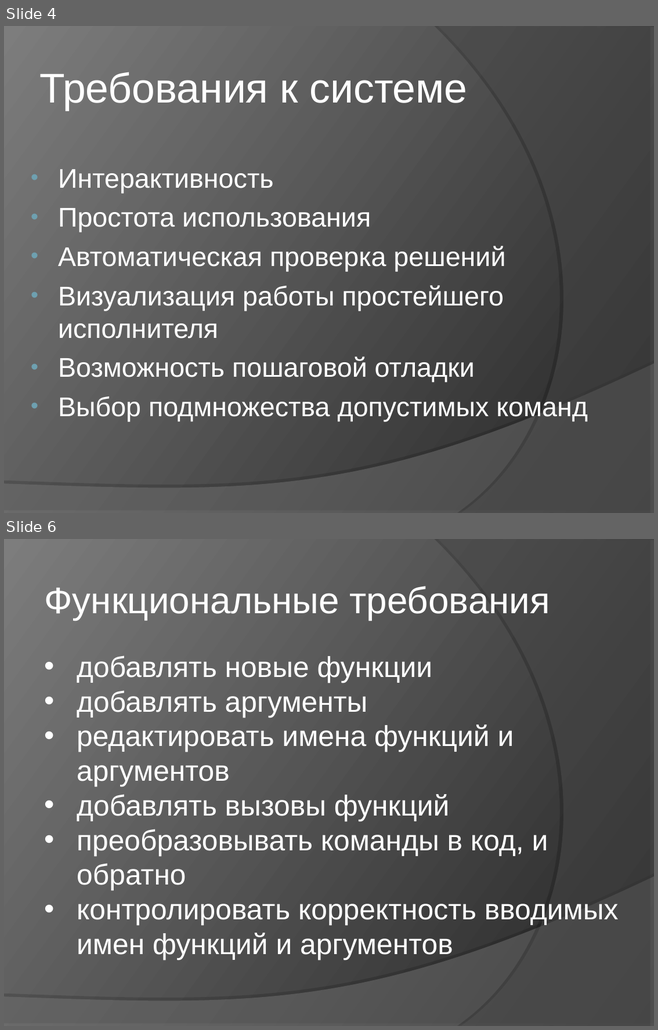
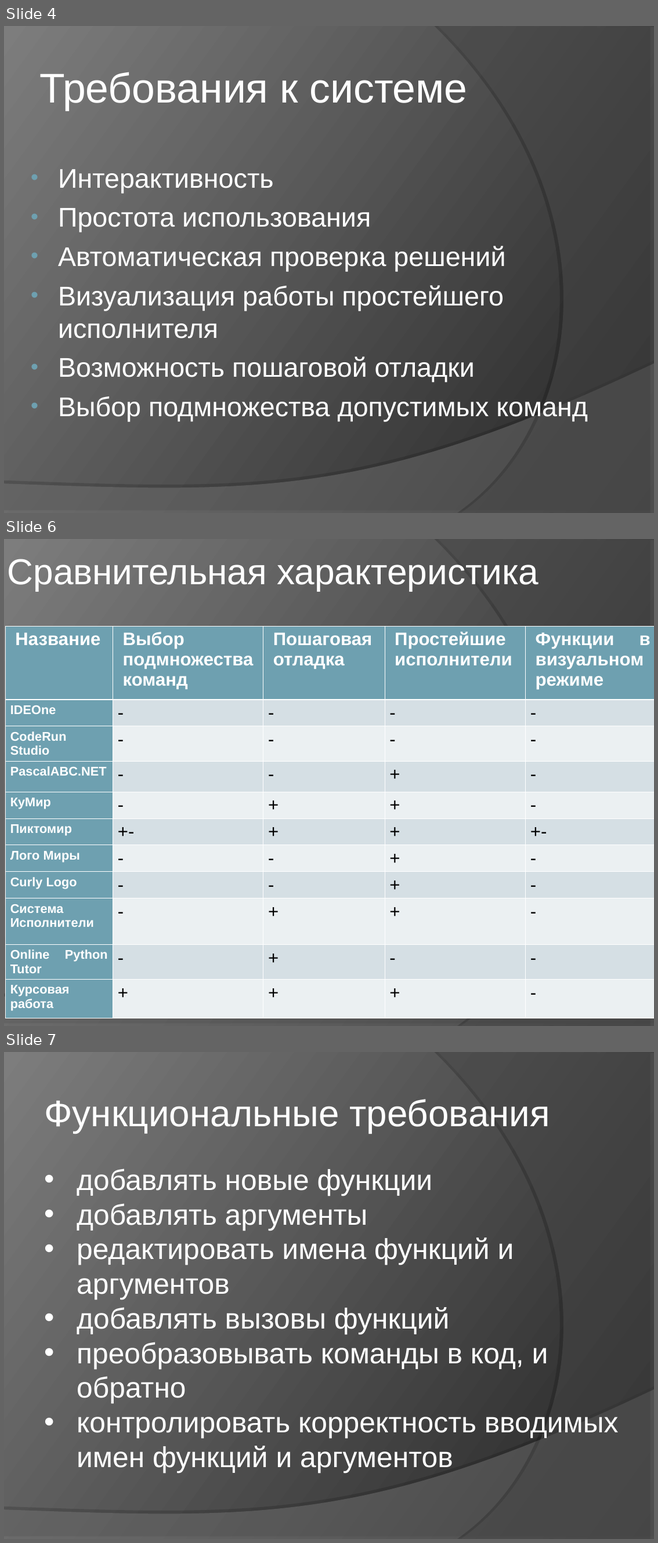
Before and after one commit to klenin/cats-junior, a slide deck: C8503A_Vasilyeva_presentation.ppt. Shown one above the other, each under a label of ours: slides 4 and 6 before the commit, slides 4, 6 and 7 after it; the slides between them are not shown. The pictures are 658x1030 and 658x1543 pixels, drawn with LibreOffice and Linux fonts; fonts in the diff are those of the drawing. Boxes give left, top, right and bottom in pixels: in the first picture for what was removed or moved away, otherwise in the second. Text is boxed around its words. In the diff, an @@ line names an element or a change of style, - is before the commit and + after.

```diff
--- a/C8503A_Vasilyeva_presentation.ppt
+++ b/C8503A_Vasilyeva_presentation.ppt
@@ slide 6 added at [4, 539, 654, 1026], background gradient #242424 to #7D7D7D; not listed: 2 template elements that a slide beside it also shows @@
@@ title added at [7, 559, 538, 591], 40 pt, text #FFFFFF @@
+Сравнительная характеристика
@@ table added at [5, 626, 654, 1013], 11 rows, 5 columns @@
+Название | Выбор / подмножества команд | Пошаговая отладка | Простейшие / исполнители | Функции в визуальном режиме
+IDEOne | - | - | - | -
+CodeRun Studio | - | - | - | -
+PascalABC.NET | - | - | + | -
+КуМир | - | + | + | -
+Пиктомир | +- | + | + | +-
+Лого Миры | - | - | + | -
+Curly Logo | - | - | + | -
+Система Исполнители | - | + | + | -
+Online Python Tutor | - | + | - | -
+Курсовая работа | + | + | + | -
@@ what was slide 6 is now slide 7 @@
```
Also in this commit, not shown: 4 slides changed, 1 other slide added, 1 slide removed, 2 other files.
